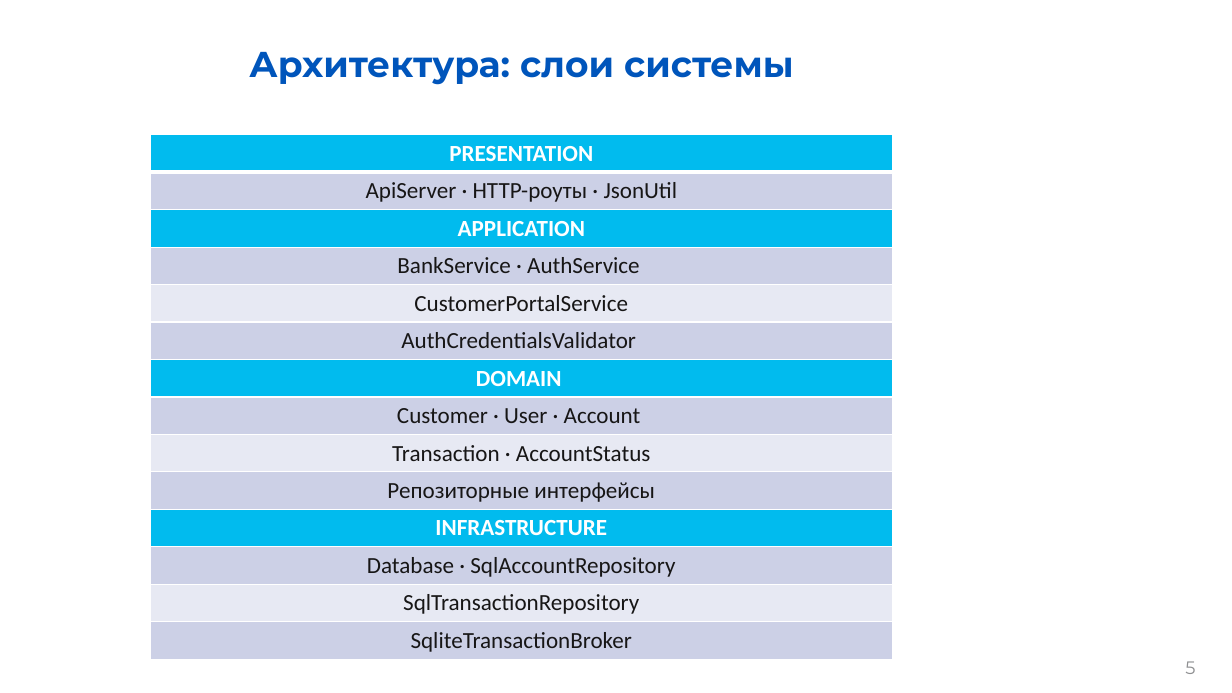
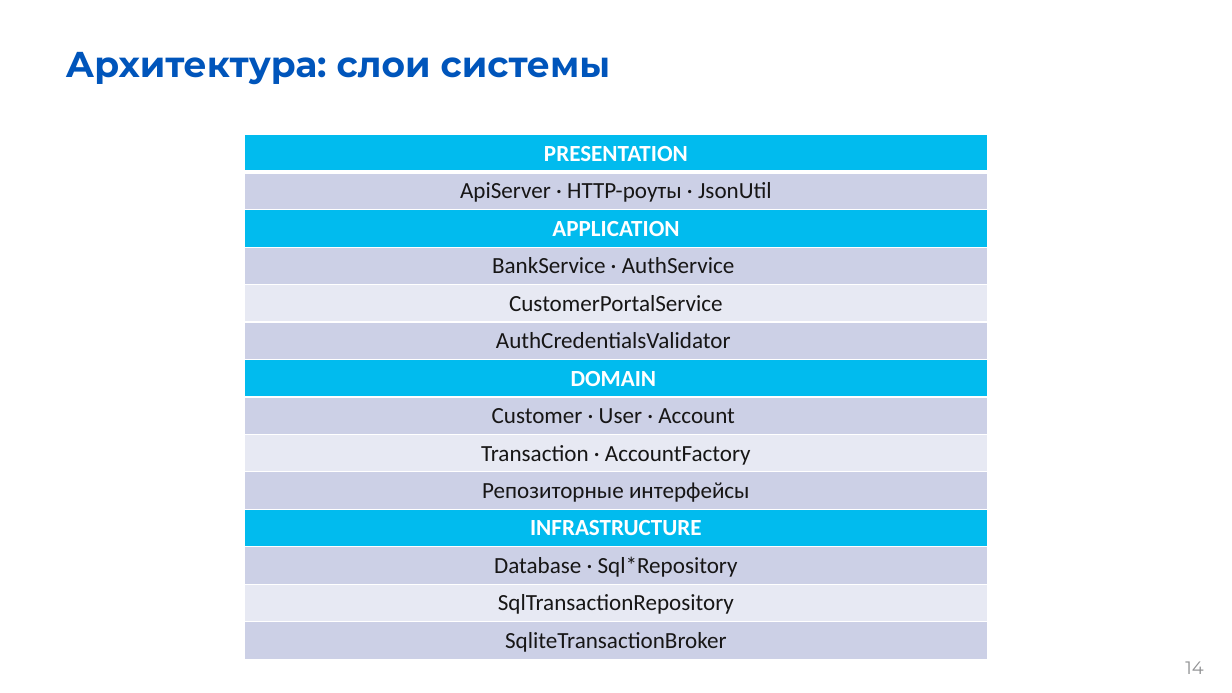
Before and after one commit to kmozgovoj11-rgb/bank_simulator, a slide deck: slide 14 of Презентация.pptx (slide 5 before the commit). Drawn at 1232x693 pixels with LibreOffice and Linux fonts; fonts in the diff are those of the drawing; background and template pictures are left out. Boxes give left, top, right and bottom in pixels: in the first picture for what was removed or moved away, otherwise in the second. Text is boxed around its words. In the diff, an @@ line names an element or a change of style, - is before the commit and + after.

```diff
--- a/Презентация.pptx
+++ b/Презентация.pptx
@@ title "Архитектура: слои системы" at (x1=66, y1=52, x2=610, y2=85): alignment centre to left @@
@@ table at (x1=245, y1=135, x2=988, y2=657) @@
-row 9, column 1: Transaction · AccountStatus
+row 9, column 1: Transaction · AccountFactory
-row 12, column 1: Database · SqlAccountRepository
+row 12, column 1: Database · Sql*Repository
@@ table moved from (x1=150, y1=135, x2=893, y2=657) to (x1=245, y1=135, x2=988, y2=657) @@
@@ page number at (x1=1185, y1=661, x2=1203, y2=674): text changed @@
-5
+14
```
Also in this commit, not shown: 15 other slides changed, 16 slides added, 2 slides removed.
